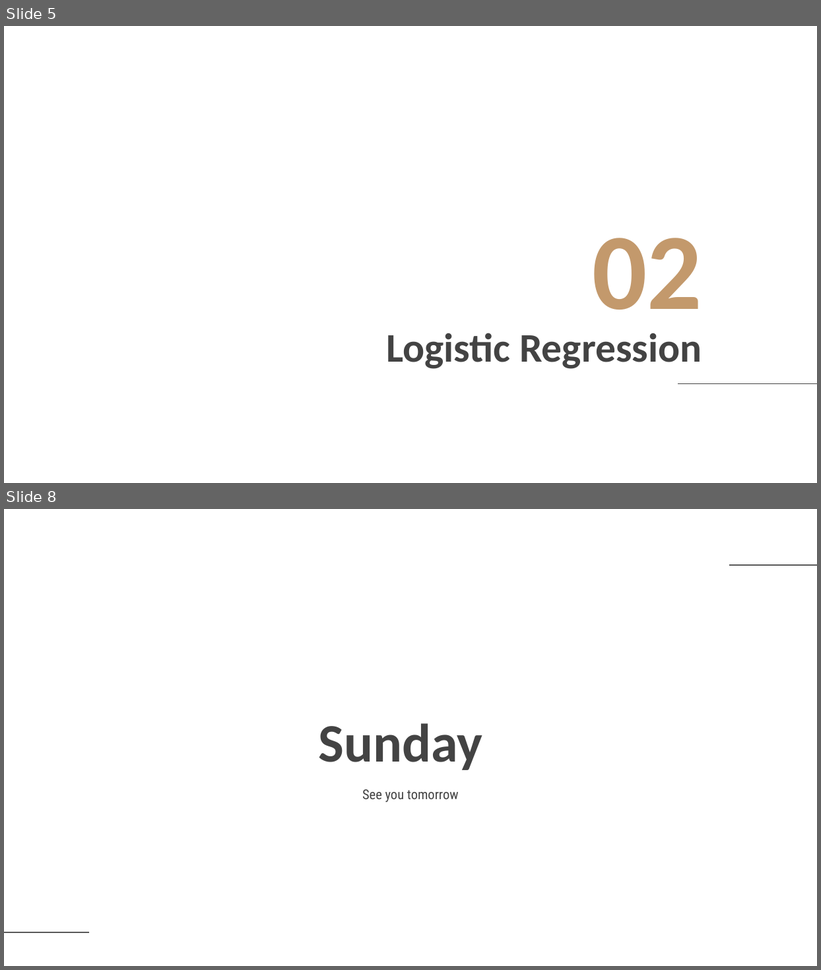
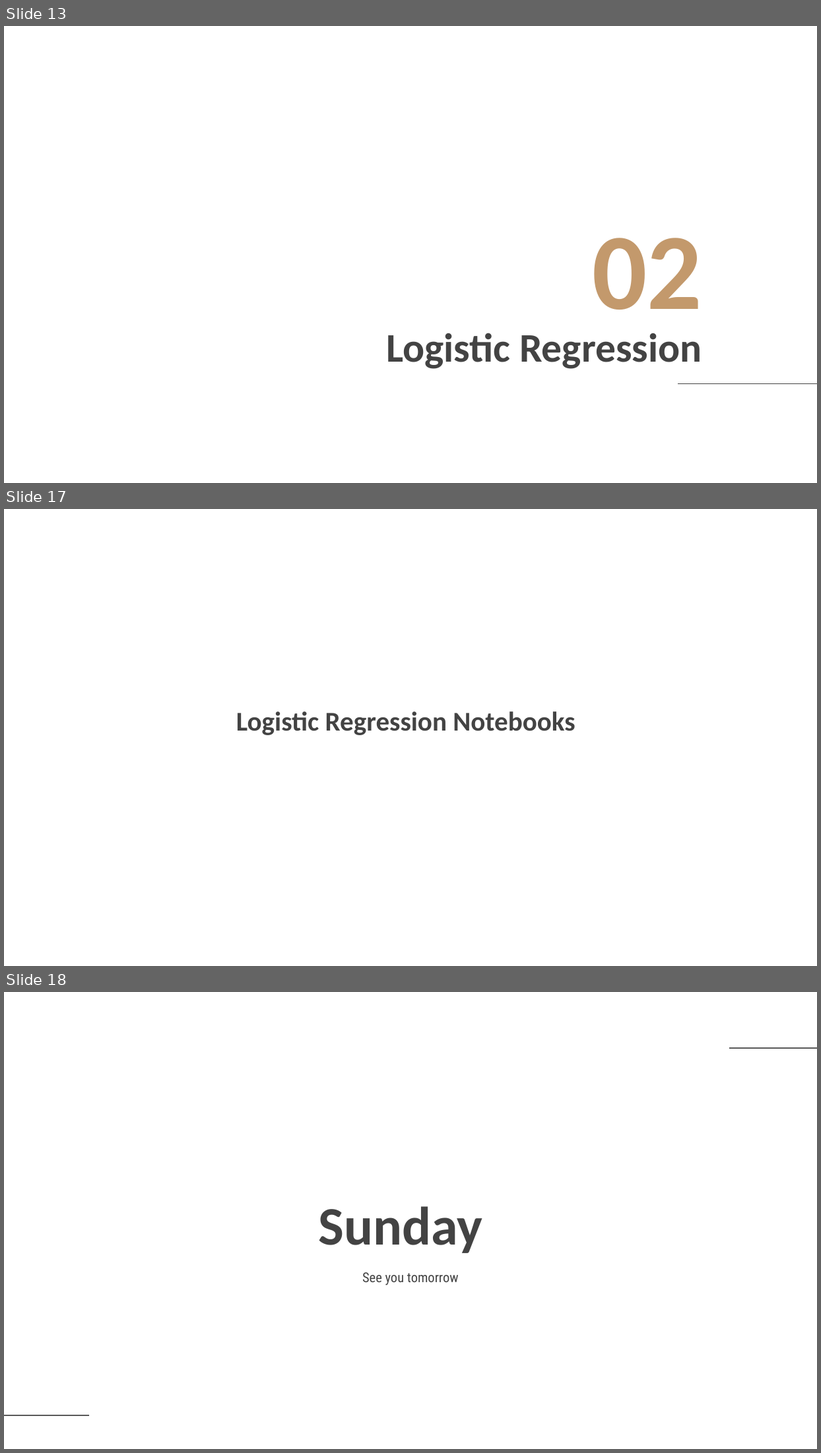
Before and after one commit to glosaCarbon/kodluyoruz_carbon_veri_bilimi_bootcamp, a slide deck: week3/Kodluyoruz_Carbon_Bootcamp_Week03.pptx. Shown one above the other, each under a label of ours: slides 5 and 8 before the commit, slides 13, 17 and 18 after it; the slides between them are not shown. The pictures are 821x970 and 821x1453 pixels, drawn with LibreOffice and Linux fonts; fonts in the diff are those of the drawing; background and template pictures are left out. Boxes give left, top, right and bottom in pixels: in the first picture for what was removed or moved away, otherwise in the second. Text is boxed around its words. In the diff, an @@ line names an element or a change of style, - is before the commit and + after.

```diff
--- a/week3/Kodluyoruz_Carbon_Bootcamp_Week03.pptx
+++ b/week3/Kodluyoruz_Carbon_Bootcamp_Week03.pptx
@@ slide 17 added at <box>4,509,817,966</box>, background picture (left out) @@
@@ title added at <box>236,712,575,735</box>, 24 pt, text #434343, bold @@
+Logistic Regression Notebooks
@@ what was slide 5 is now slide 13 @@
@@ what was slide 8 is now slide 18 @@
```
Also in this commit, not shown: 1 slide changed, 11 other slides added, 2 slides removed.
